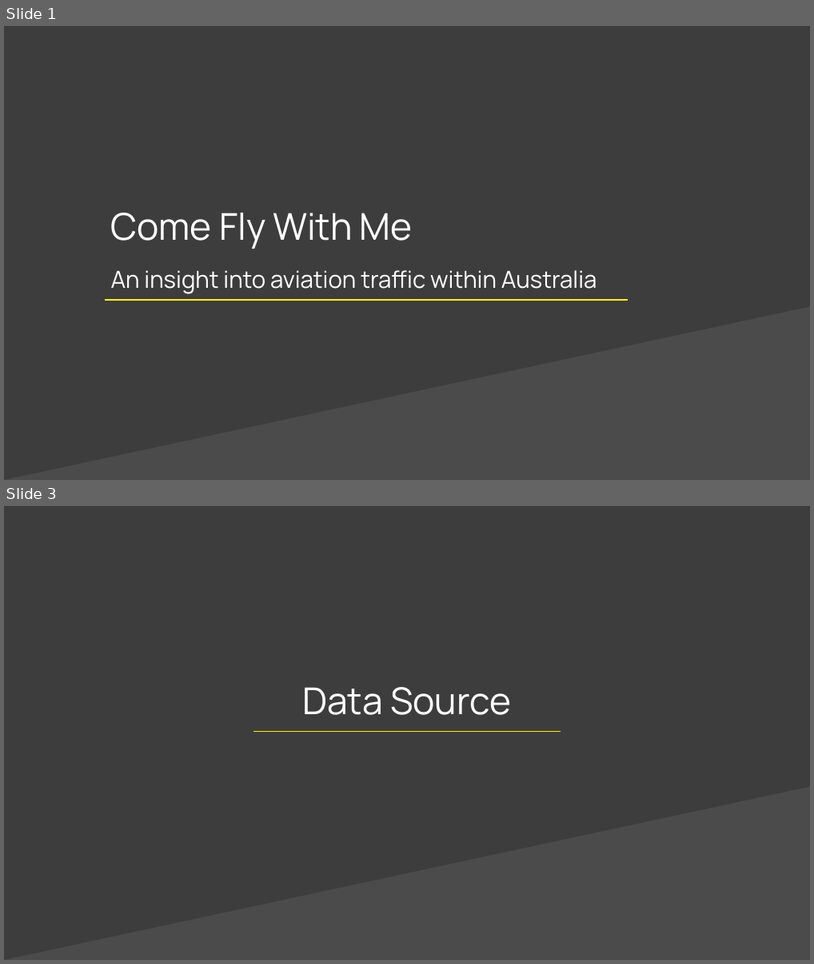
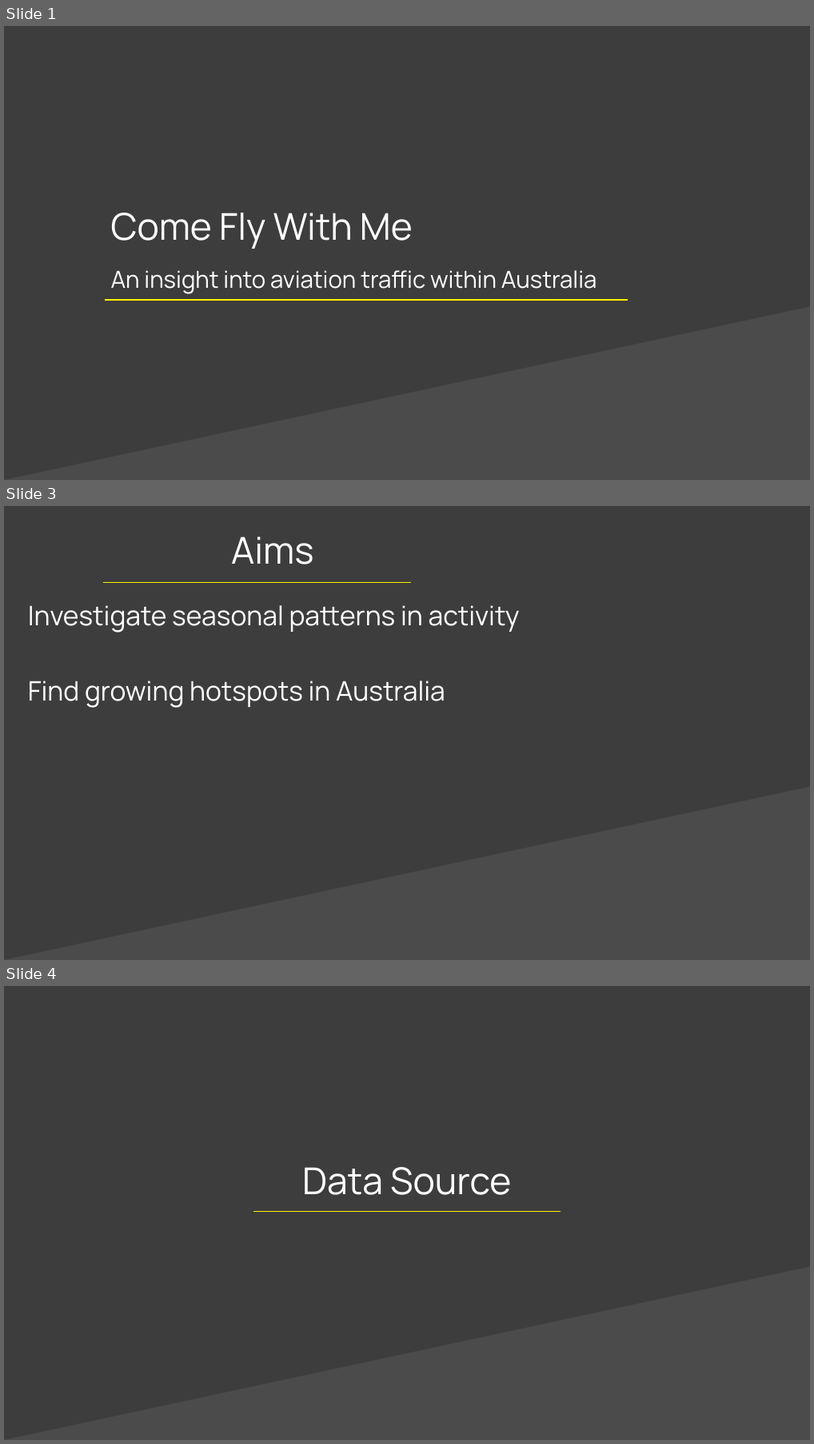
Before and after one commit to rafraser/COSC3000, a slide deck: Visualization/Project Presentation.pptx. Shown one above the other, each under a label of ours: slides 1 and 3 before the commit, slides 1, 3 and 4 after it; the slides between them are not shown. The pictures are 814x964 and 814x1444 pixels, drawn with LibreOffice and Linux fonts; fonts in the diff are those of the drawing; background and template pictures are left out. Boxes give left, top, right and bottom in pixels: in the first picture for what was removed or moved away, otherwise in the second. Text is boxed around its words. In the diff, an @@ line names an element or a change of style, - is before the commit and + after.

```diff
--- a/Visualization/Project Presentation.pptx
+++ b/Visualization/Project Presentation.pptx
@@ slide 3 added at (x1=4, y1=506, x2=810, y2=960), background #3D3D3D; not listed: 1 template element that a slide beside it also shows @@
@@ text added at (x1=231, y1=536, x2=314, y2=564), 44 pt, text #FFFFFF @@
+Aims
@@ line added from (411, 582) to (104, 582), #FFF200 1.5 pt @@
@@ text added at (x1=28, y1=605, x2=520, y2=708), 32 pt, text #FFFFFF @@
+Investigate seasonal patterns in activity
+Find growing hotspots in Australia
@@ what was slide 3 is now slide 4 @@
```
Also in this commit, not shown: 5 other slides added, 1 other file.
